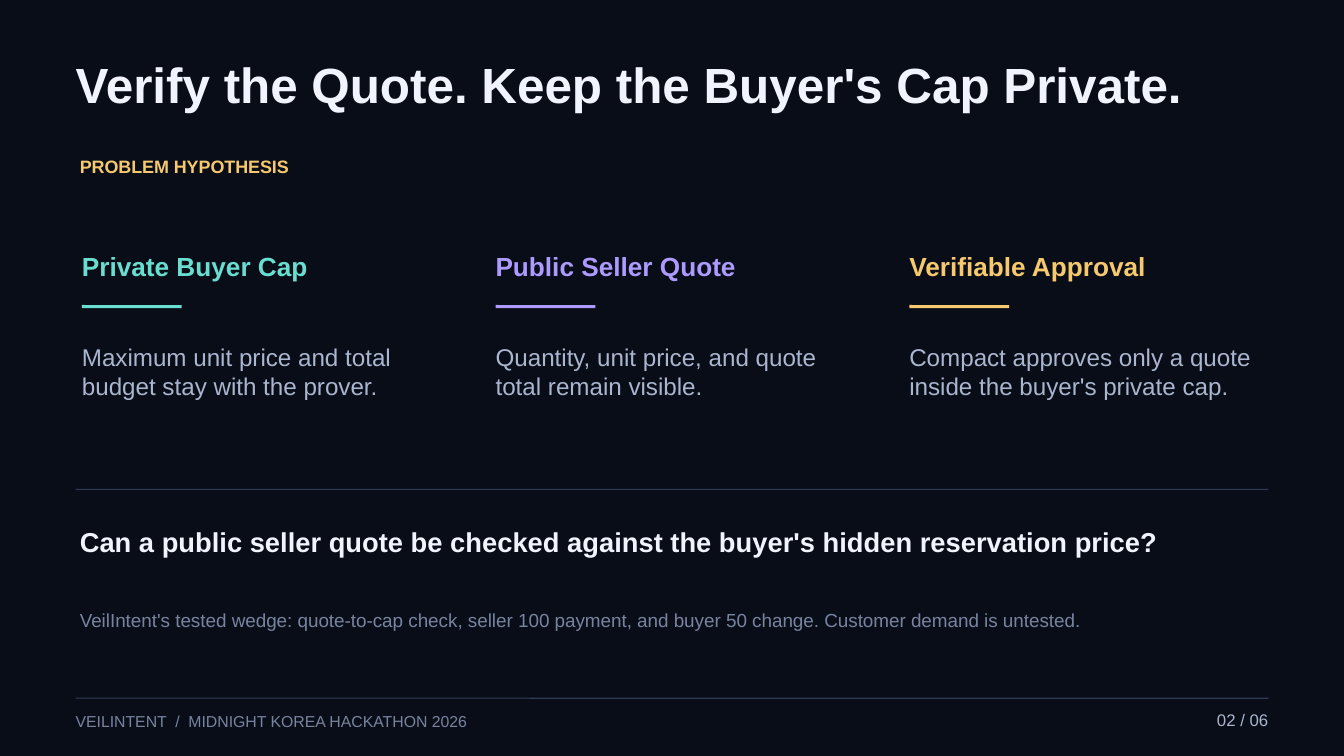
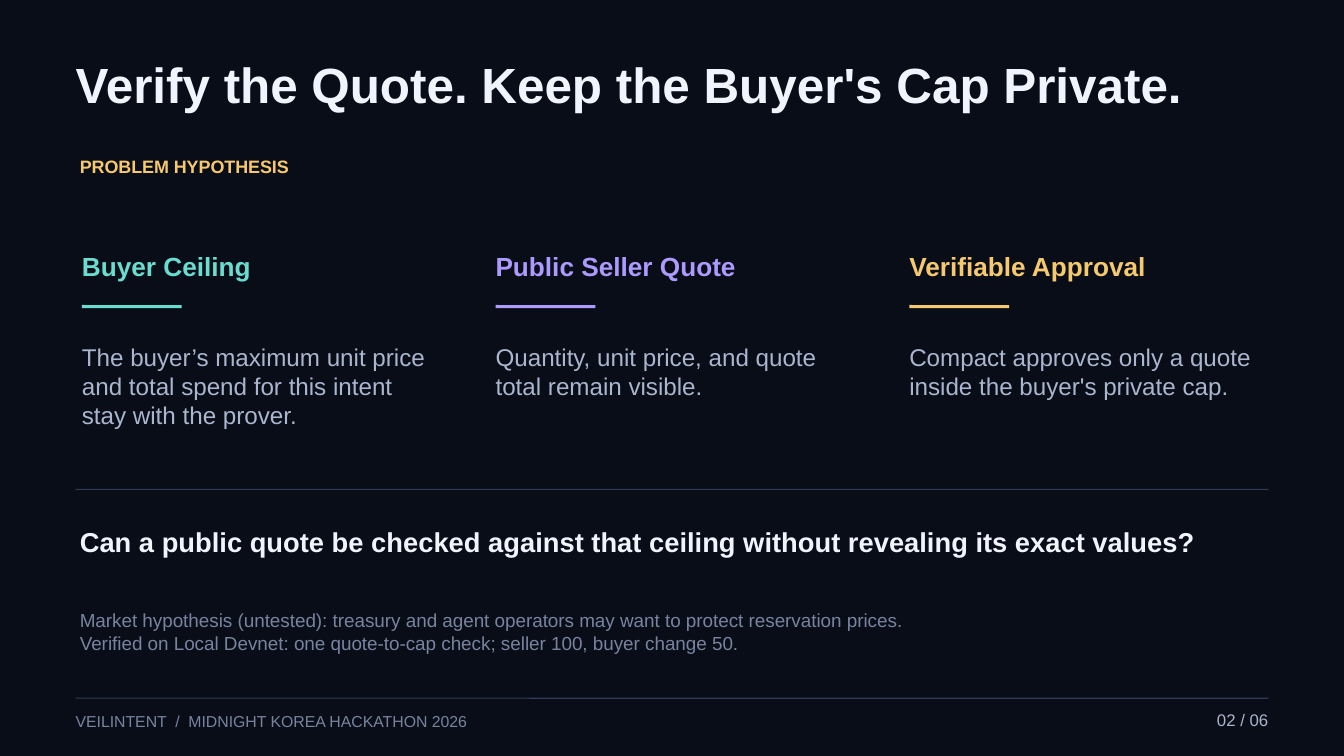
Before and after one commit to diveyreadytodive-star/midnight-fair-launch, a slide deck: slide 2 of artifacts/output/VeilIntent-Midnight-Korea-Hackathon-2026.pptx. Drawn at 1344x756 pixels with LibreOffice and Linux fonts; fonts in the diff are those of the drawing. Boxes give left, top, right and bottom in pixels: in the first picture for what was removed or moved away, otherwise in the second. Text is boxed around its words. In the diff, an @@ line names an element or a change of style, - is before the commit and + after.

Commit message:
Make VeilIntent verifiable in one short judge session
Lead the public demo with the recorded 150-unit escrow, seller 100 payout, and buyer 50 remainder. Add an interactive seven-receipt replay while labeling the browser policy checker as simulation. Align the deck and submission copy with the same evidence and privacy boundaries.

Constraint: The site is a static Local Devnet evidence viewer, not a live wallet, AI agent, or atomic swap.

Rejected: Present the policy checker as a Compact proof | it only compares values in the browser.

Confidence: high

Scope-risk: moderate

Tested: 60 repository tests and 14 VeilIntent tests; desktop and 390px browser checks; Pages build and live receipt load; six-slide render and PPTX integrity.

Not-tested: Preprod payment, independent agent service, customer demand, or live browser transaction.

```diff
--- a/artifacts/output/VeilIntent-Midnight-Korea-Hackathon-2026.pptx
+++ b/artifacts/output/VeilIntent-Midnight-Korea-Hackathon-2026.pptx
@@ text at <box>82,257,250,281</box>: text changed @@
-Private Buyer Cap
+Buyer Ceiling
@@ text at <box>82,348,424,429</box>: text changed @@
-Maximum unit price and total budget stay with the prover.
+The buyer’s maximum unit price and total spend for this intent stay with the prover.
@@ text at <box>80,532,1194,557</box>: text changed @@
-Can a public seller quote be checked against the buyer's hidden reservation price?
+Can a public quote be checked against that ceiling without revealing its exact values?
@@ text at <box>80,613,902,654</box>: text changed @@
-VeilIntent's tested wedge: quote-to-cap check, seller 100 payment, and buyer 50 change. Customer demand is untested.
+Market hypothesis (untested): treasury and agent operators may want to protect reservation prices.
+Verified on Local Devnet: one quote-to-cap check; seller 100, buyer change 50.
```
Also in this commit, not shown: 4 other slides changed, 8 other files.
